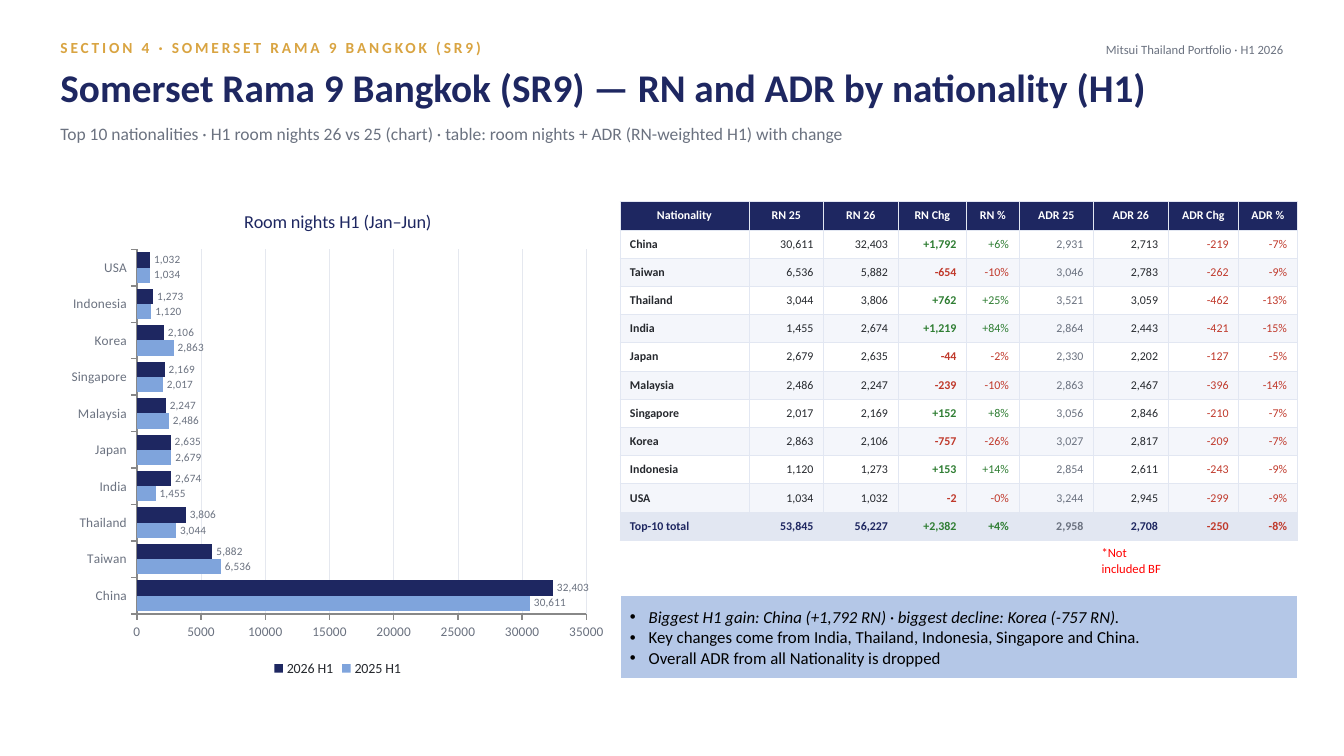
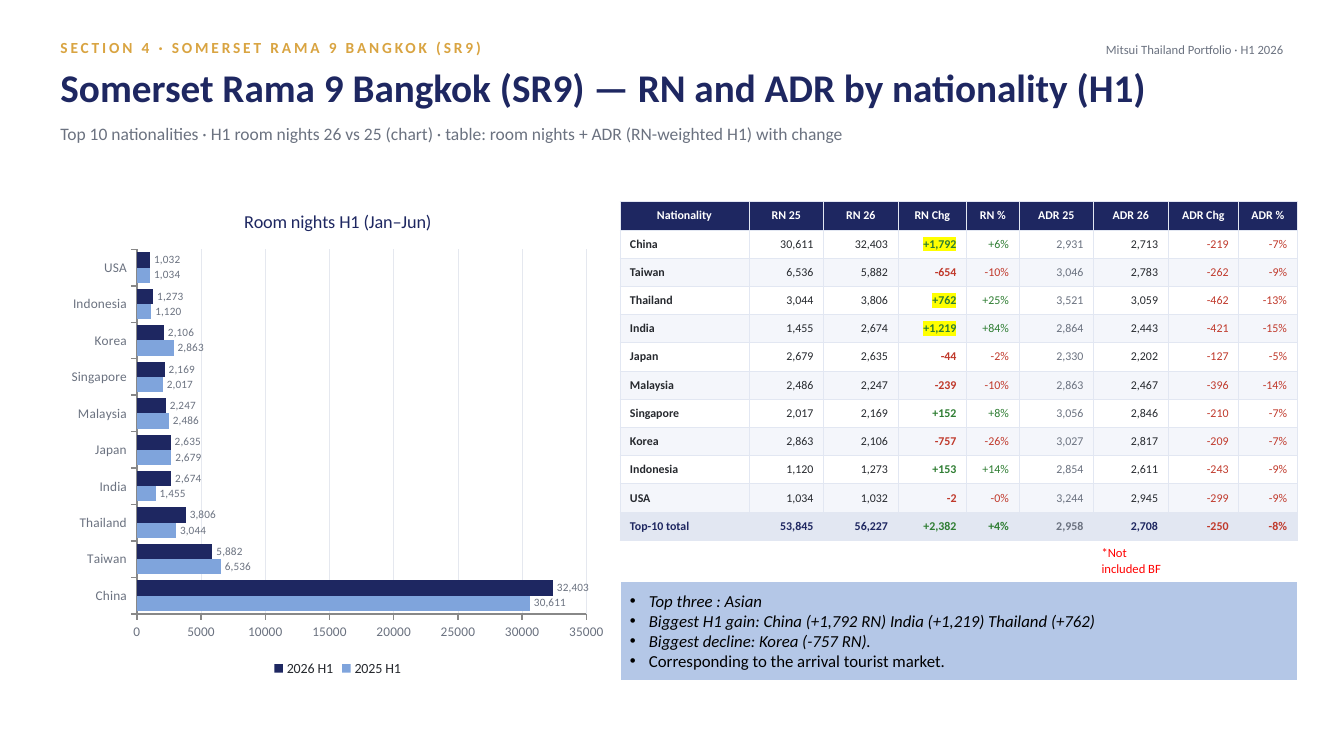
Before and after one commit to Chavin2543/mae-workspace, a slide deck: slide 17 of output/Portfolio_Performance_Report_H1-2026.pptx. Drawn at 1344x756 pixels with LibreOffice and Linux fonts; fonts in the diff are those of the drawing. Boxes give left, top, right and bottom in pixels: in the first picture for what was removed or moved away, otherwise in the second. Text is boxed around its words. In the diff, an @@ line names an element or a change of style, - is before the commit and + after.

```diff
--- a/output/Portfolio_Performance_Report_H1-2026.pptx
+++ b/output/Portfolio_Performance_Report_H1-2026.pptx
@@ table at (620, 202, 1298, 540) @@
@@ highlight none to #FFFF00 in "+1,792", "+762", "+1,219" @@
@@ rectangle "Top three : Asian": place and size @@
-rectangle "Top three : Asian" at (620, 596, 1298, 680)
+rectangle "Top three : Asian" at (620, 581, 1298, 681)
@@ text in rectangle at (649, 595, 1095, 670): text changed; italic on @@
-• Biggest H1 gain: China (+1,792 RN) · biggest decline: Korea (-757 RN).
-• Key changes come from India, Thailand, Indonesia, Singapore and China.
-• Overall ADR from all Nationality is dropped
+• Top three : Asian
+• Biggest H1 gain: China (+1,792 RN) India (+1,219) Thailand (+762)
+• Biggest decline: Korea (-757 RN).
+• Corresponding to the arrival tourist market.
```
Also in this commit, not shown: 23 other slides changed, 1 slide removed.
